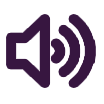
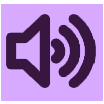
Layered file, before and after one edit (104x104). Changes by layer:
added layer "Rectangle 1" above "Background" over bbox(1, 4, 103, 101)
